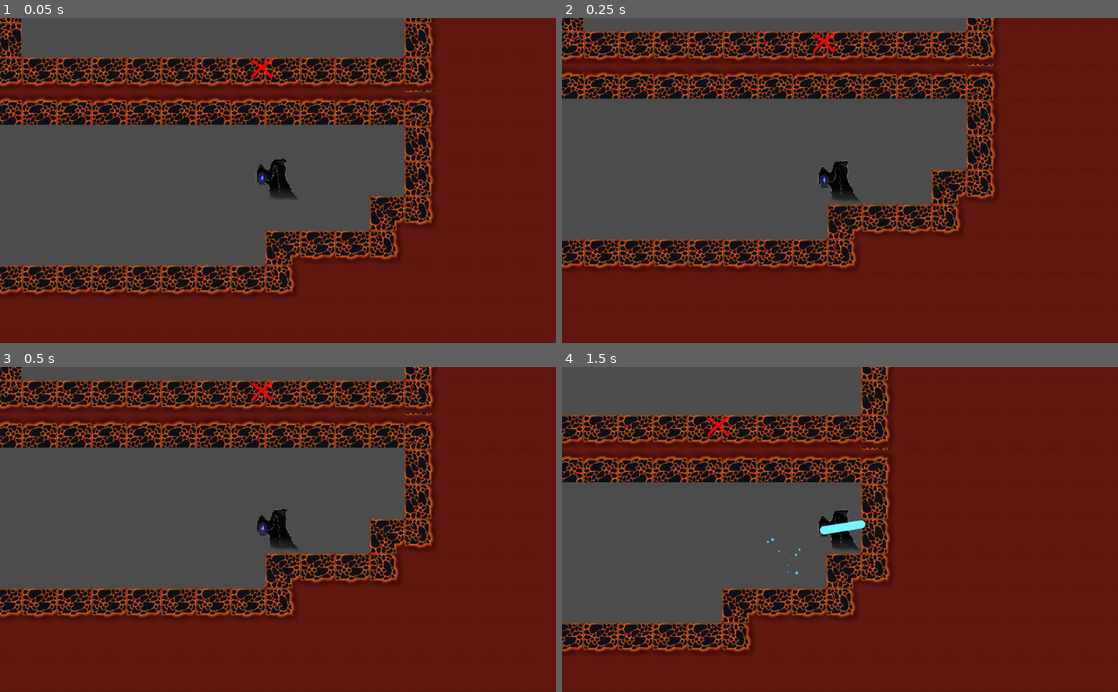
Above: before the commit, frames 1-4 (two rows, left to right).
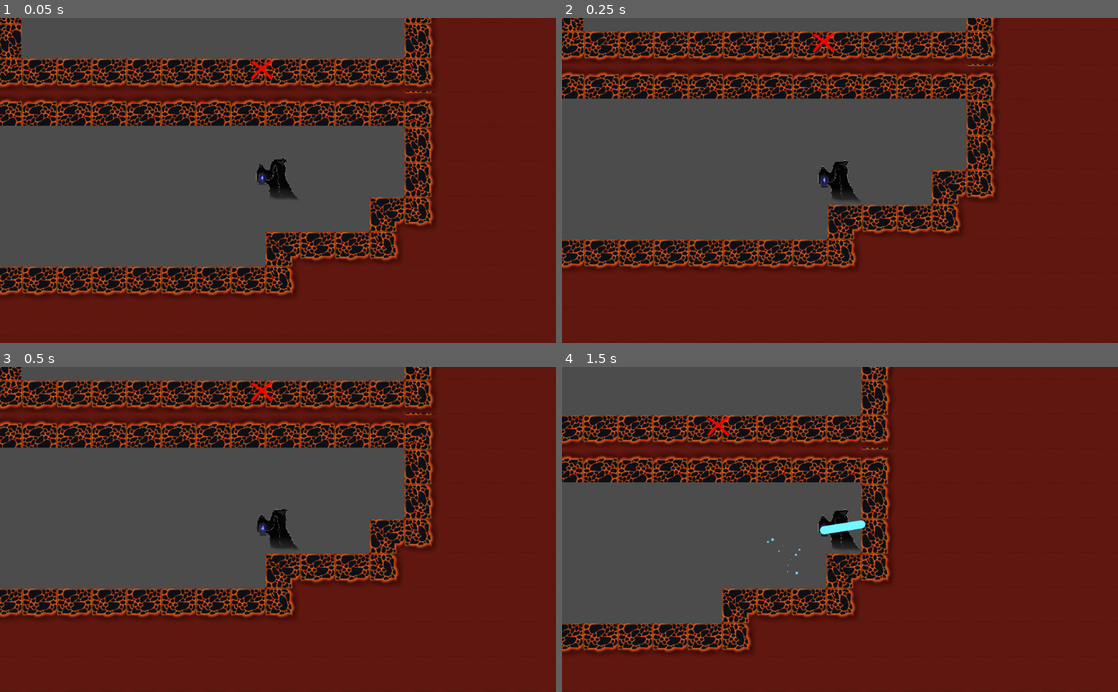
Above: after the commit, the same moments.

Repository: Jimmy-s-Test-Site/20210410_godot_wild
Game: Godot game, scene res://Julian/Game/Game.tscn
Same seed, same stepped clock (60 frames per second), same inputs: the game is played once before the commit and once after it. The engine's default icon, where the game draws it, is replaced by a stand-in: a white triangle on a blue panel in a dark square.
Inputs (mouse positions are in pixels of both pictures, inside the frame that each line leads up to):
- Up to frame 1 (0.05 s): no input
- Up to frame 2 (0.25 s): no input
- Up to frame 3 (0.5 s): no input
- Up to frame 4 (1.5 s): tap Enter at 0.5 s; move the mouse to (962, 513) at 0.52 s; hold Right (right) from 0.53 s (still down); click (962, 513) at 0.67 s; tap Space (jump) at 0.77 s; move the mouse to (728, 545) at 1.27 s

The runs differ from the first frame. In frame 1, 14% of the frame differs, in the area x 0-78%, y 0-86%; in frame 2, less than 0.1%; in frame 3, less than 0.1%; in frame 4, nothing differs.

Commit message:
finished level transitions

Diff:
--- a/Julian/Game/Game.gd
+++ b/Julian/Game/Game.gd
@@ -2,23 +2,22 @@
 
 export(Array, PackedScene) var levels
 
-var scene_index = -1
-var scene : Node2D = null
+var level_index = -1
+var level : Node2D = null
 
 func _ready():
-	self.load_scene(0)
+	self.load_level(0)
 
-func load_scene(n : int) -> void:
-	if self.scene != null:
-		self.scene.disconnect("goto_next", self, "on_level_goto_next")
-		self.scene.queue_free()
+func load_level(n : int) -> void:
+	if self.level != null:
+		self.level.disconnect("goto_next", self, "on_level_goto_next")
+		self.level.queue_free()
 
-	self.scene_index = n
-	self.scene = self.levels[n].instance()
+	self.level_index = n
+	self.level = self.levels[n].instance()
+	self.level.connect("goto_next", self, "on_level_goto_next")
 
-	self.scene.connect("goto_next", self, "on_level_goto_next")
-
-	self.add_child(scene)
+	self.call_deferred("add_child", self.level)# add_child(level)
 
 func on_level_goto_next() -> void:
-	self.load_scene((self.scene_index + 1) % self.levels.length)
+	self.load_level(self.level_index + 1)
